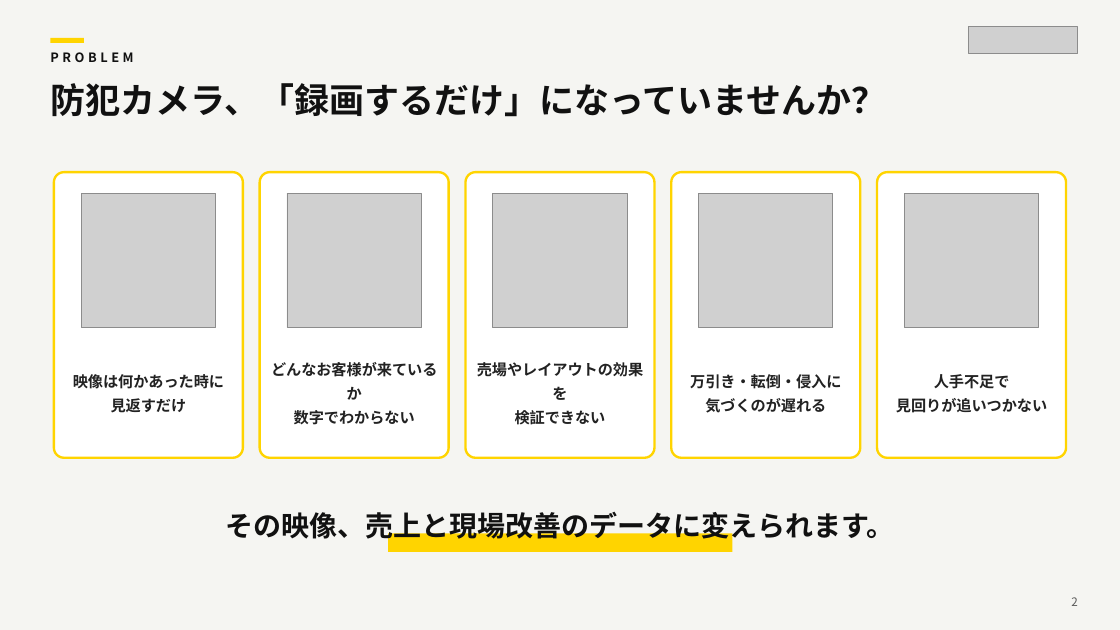
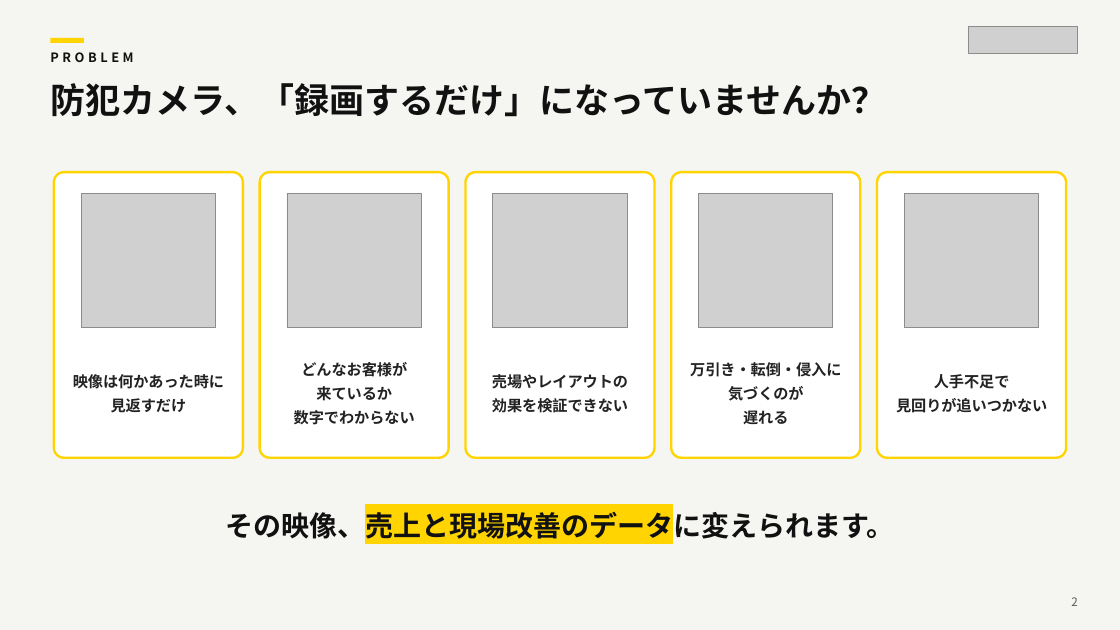
Before and after one commit to kuhara9898amb/AIInfinity, a slide deck: slide 2 of canva/hachinos/HACHINOS_presentation.pptx. Drawn at 1120x630 pixels with LibreOffice and Linux fonts; fonts in the diff are those of the drawing; grey boxes stand for pictures. Boxes give left, top, right and bottom in pixels: in the first picture for what was removed or moved away, otherwise in the second. Text is boxed around its words. In the diff, an @@ line names an element or a change of style, - is before the commit and + after.

```diff
--- a/canva/hachinos/HACHINOS_presentation.pptx
+++ b/canva/hachinos/HACHINOS_presentation.pptx
@@ text "どんなお客様が" moved from (x1=271, y1=362, x2=437, y2=425) to (x1=294, y1=362, x2=415, y2=425) @@
@@ text "万引き・転倒・侵入に" moved from (x1=690, y1=374, x2=841, y2=413) to (x1=690, y1=362, x2=841, y2=424) @@
@@ text at (x1=301, y1=362, x2=407, y2=401): text changed @@
-どんなお客様が来ているか
+どんなお客様が
+来ているか
@@ text at (x1=492, y1=374, x2=628, y2=413): spaces changed @@
-売場やレイアウトの効果を
-検証できない
+売場やレイアウトの
+効果を検証できない
@@ text at (x1=728, y1=386, x2=804, y2=424): text changed @@
-気づくのが遅れる
+気づくのが
+遅れる
@@ text "その映像、売上と現場改善のデータに変えられます。" at (x1=225, y1=508, x2=894, y2=544): highlight none to #FFD400 in "その映像、売上と現場改善のデータに変えられます。" @@
@@ rectangle removed at (x1=388, y1=534, x2=733, y2=552) @@
```
Also in this commit, not shown: 6 other slides changed, 1 other file.
